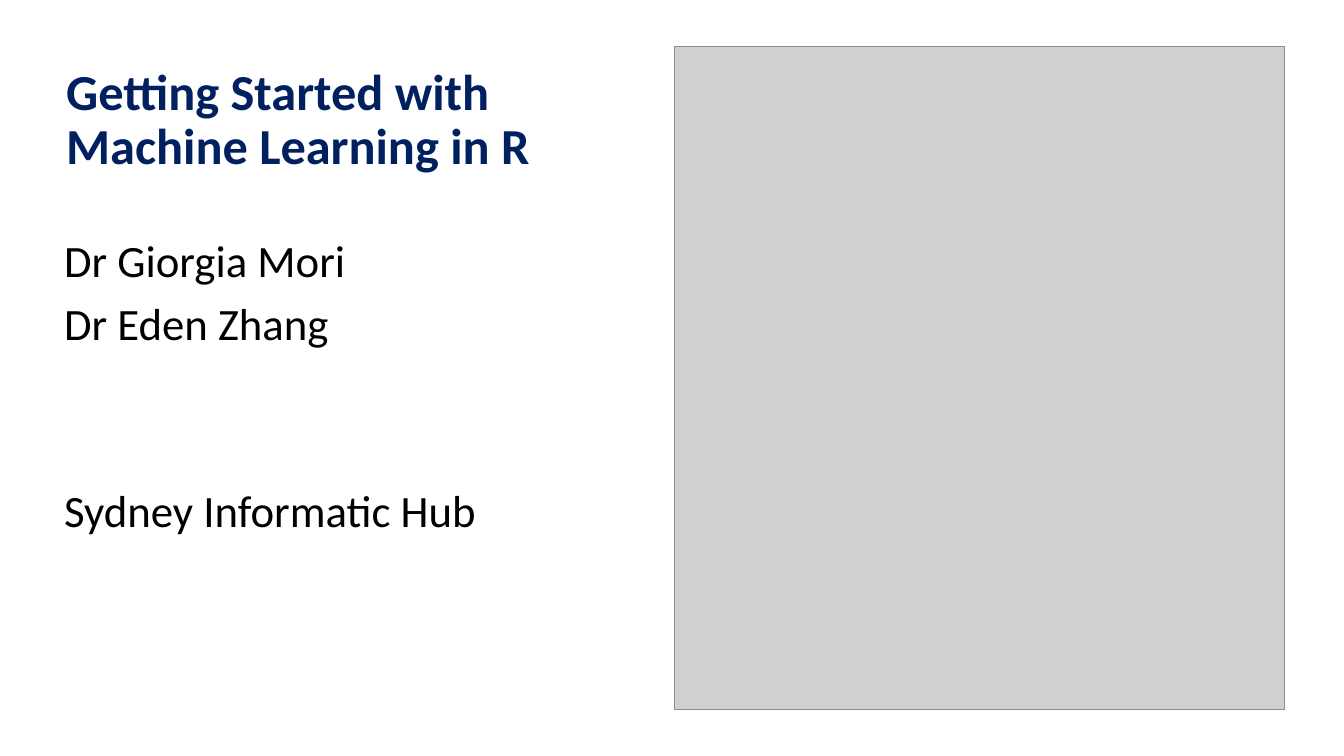
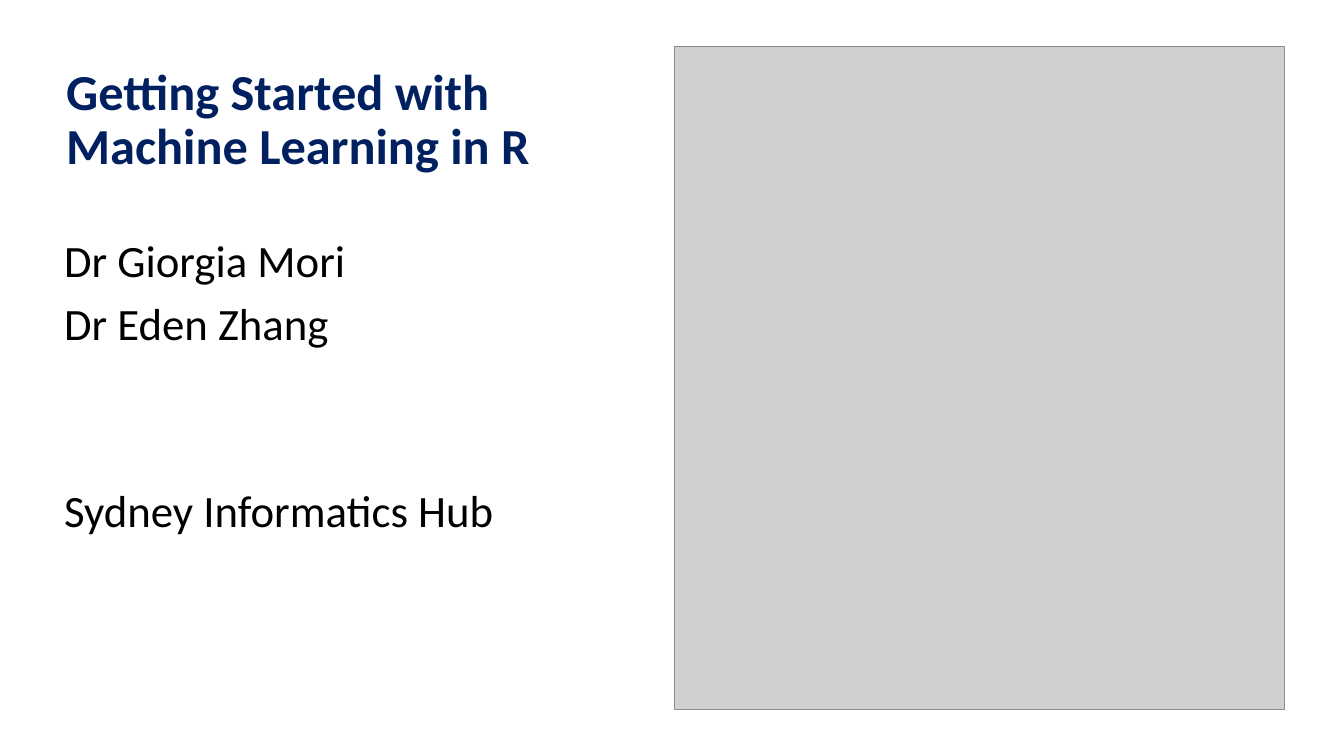
Before and after one commit to Sydney-Informatics-Hub/Module3R, a slide deck: slide 1 of slides/Module3R.pptx. Drawn at 1344x756 pixels with LibreOffice and Linux fonts; fonts in the diff are those of the drawing; grey boxes stand for pictures; background and template pictures are left out. Boxes give left, top, right and bottom in pixels: in the first picture for what was removed or moved away, otherwise in the second. Text is boxed around its words. In the diff, an @@ line names an element or a change of style, - is before the commit and + after.

```diff
--- a/slides/Module3R.pptx
+++ b/slides/Module3R.pptx
@@ text at [64,496,493,535]: text changed @@
-Sydney Informatic Hub
+Sydney Informatics Hub
```
Also in this commit, not shown: 2 other slides changed, 1 slide added, 1 slide removed.
